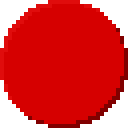
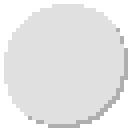
Layers edited between the first and the second (128, 128) image:
painted on "Ebenengruppe #1" over (0, 0, 128, 128)
